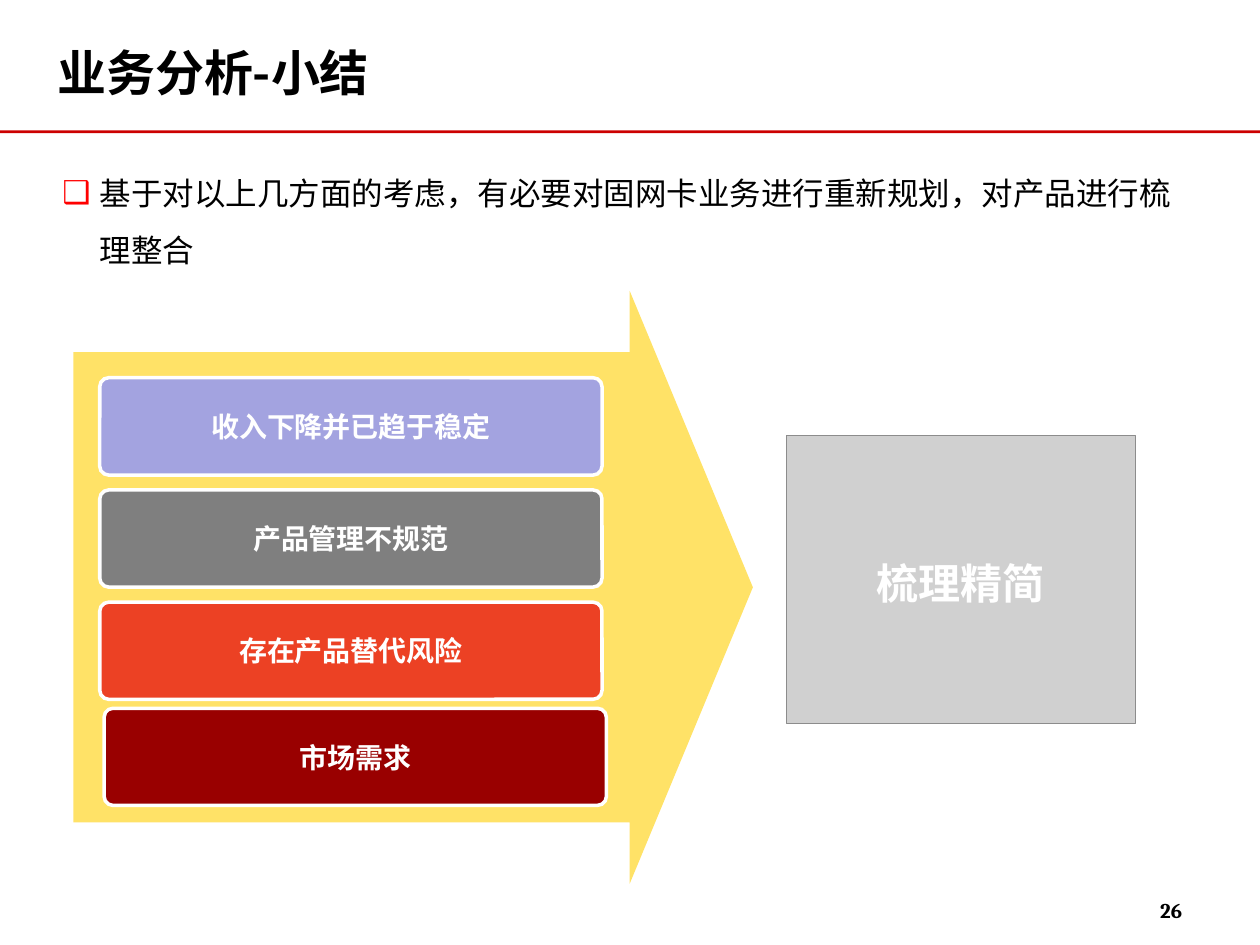
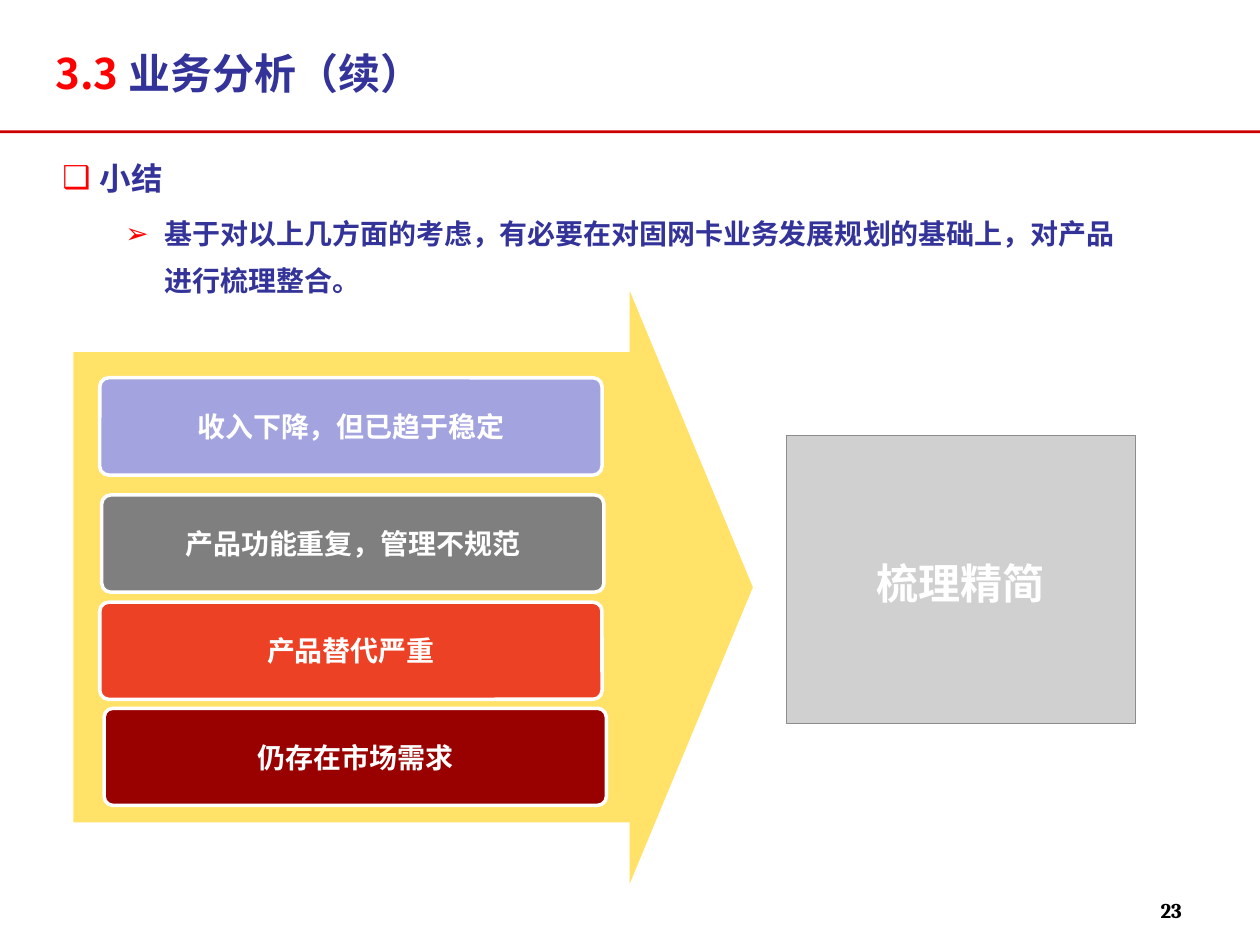
Before and after one commit to momo1101/unicardsrch, a slide deck: slide 23 of 软课题文本/软课题-中国联通电信卡业务及策略研究.ppt (slide 26 before the commit). Drawn at 1260x945 pixels with LibreOffice and Linux fonts; fonts in the diff are those of the drawing; grey boxes stand for pictures; background and template pictures are left out. Boxes give left, top, right and bottom in pixels: in the first picture for what was removed or moved away, otherwise in the second. Text is boxed around its words. In the diff, an @@ line names an element or a change of style, - is before the commit and + after.

Commit message:
市场部最终定稿

```diff
--- a/软课题文本/软课题-中国联通电信卡业务及策略研究.ppt
+++ b/软课题文本/软课题-中国联通电信卡业务及策略研究.ppt
@@ text at <box>55,53,422,93</box>: text changed; size 28 to 24 pt; text colour #000000 to #333399 @@
-业务分析-小结
+3.3 业务分析（续）
@@ text at <box>100,163,1115,294</box>: text changed; size 18 to 16 pt; text colour #000000 to #333399; bold on @@
-❑ 基于对以上几方面的考虑，有必要对固网卡业务进行重新规划，对产品进行梳理整合
+❑ 小结
+  ➢ 基于对以上几方面的考虑，有必要在对固网卡业务发展规划的基础上，对产品进行梳理整合。
@@ text in rounded rectangle at <box>197,413,504,441</box>: text changed @@
-收入下降并已趋于稳定
+收入下降，但已趋于稳定
@@ rounded rectangle "产品功能重复，管理不规范": place and size @@
-rounded rectangle "产品功能重复，管理不规范" at <box>100,490,602,587</box>
+rounded rectangle "产品功能重复，管理不规范" at <box>102,495,605,592</box>
@@ text in rounded rectangle at <box>185,530,520,558</box>: text changed @@
-产品管理不规范
+产品功能重复，管理不规范
@@ text in rounded rectangle at <box>267,637,435,664</box>: text changed @@
-存在产品替代风险
+产品替代严重
@@ text in rounded rectangle at <box>258,744,454,771</box>: text changed @@
-市场需求
+仍存在市场需求
@@ page number at <box>1161,903,1182,918</box>: text changed @@
-26
+23
```
Also in this commit, not shown: 21 other slides changed, 3 slides added, 7 slides removed.
